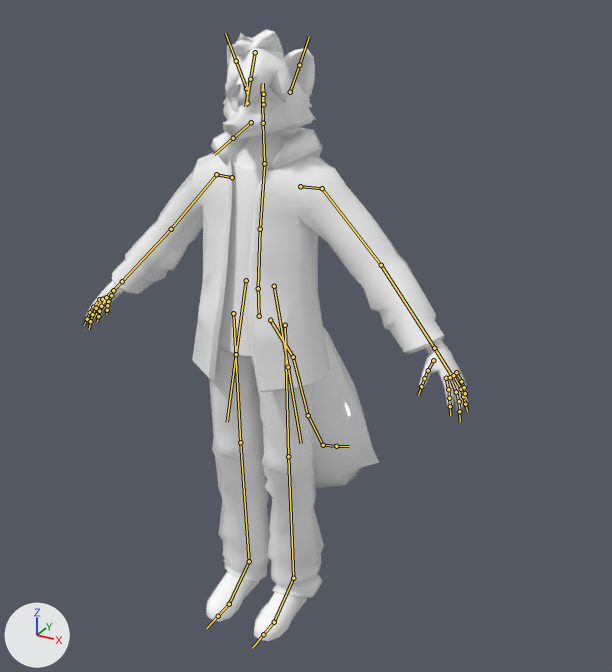
A saved change to the FBX model trevvr unity/Assets/trev model.fbx.
Camera for both pictures: a 50 mm lens placed at (1.222, -1.94, 1.967), pointed at (0.015, 0.254, 0.87). The axes (+X, +Y, +Z) are drawn at lower left. The lights are the same throughout. The bones that bend it are drawn over the model as lines.

The first picture shows 'fox'.
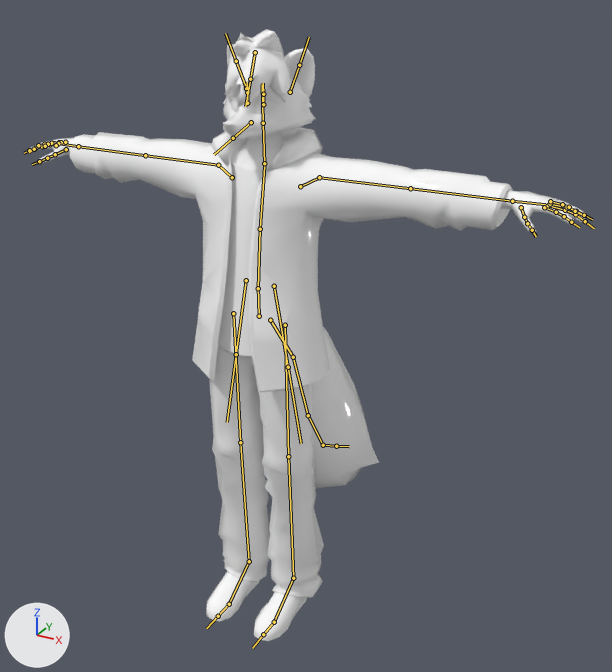
The newer file adds an action. The first version stands in its rest pose; the second is drawn at frame 1 of the action 'rig|hand open'.

Boxes [x1, y1, x2, y2] around the edits, measured in the pictures (612 x 672 px):
'fox', posed (46% wider)
    before: [85, 29, 468, 641]
    after: [28, 29, 587, 641]
bone 'shoulder.L', root to tip
    before: (300, 186) to (322, 188)
    after: (300, 186) to (319, 177)
bone 'upper_arm.L', root to tip
    before: (322, 188) to (381, 265)
    after: (319, 177) to (410, 188)
bone 'forearm.L', root to tip
    before: (381, 265) to (434, 348)
    after: (410, 188) to (512, 201)
bone 'hand.L', root to tip
    before: (434, 348) to (450, 373)
    after: (512, 201) to (545, 204)
bone 'shoulder.R', root to tip
    before: (232, 177) to (216, 174)
    after: (232, 177) to (218, 165)
bone 'upper_arm.R', root to tip
    before: (216, 174) to (171, 229)
    after: (218, 165) to (145, 155)
bone 'forearm.R', root to tip
    before: (171, 229) to (122, 281)
    after: (145, 155) to (78, 146)
bone 'hand.R', root to tip
    before: (122, 281) to (106, 296)
    after: (78, 146) to (59, 143)

The change, as a diff of the scene's bpy script:
```diff
--- a/trevvr unity/Assets/trev model.fbx.py
+++ b/trevvr unity/Assets/trev model.fbx.py
@@ bone_shoulder_l @@
 bone_shoulder_l = bpy.data.objects['rig'].pose.bones['shoulder.L']  # child of 'chest'
-bone_shoulder_l.rotation_quaternion = (1.0, 0.0, 0.0, 0.0)  # degrees (0, 0, 0)
+bone_shoulder_l.rotation_quaternion = (0.97, 0.241, -0.046, -0.002)  # degrees (28, -5, -1)
@@ bone_upper_arm_l @@
 bone_upper_arm_l = bpy.data.objects['rig'].pose.bones['upper_arm.L']  # child of 'shoulder.L'
-bone_upper_arm_l.rotation_quaternion = (1.0, 0.0, 0.0, 0.0)  # degrees (0, 0, 0)
+bone_upper_arm_l.rotation_quaternion = (0.987, 0.16, 0.008, -0.009)  # degrees (18, 1, -1)
@@ bone_forearm_l @@
 bone_forearm_l = bpy.data.objects['rig'].pose.bones['forearm.L']  # child of 'upper_arm.L'
-bone_forearm_l.rotation_quaternion = (1.0, 0.0, 0.0, 0.0)  # degrees (0, 0, 0)
+bone_forearm_l.rotation_quaternion = (0.997, 0.001, -0.001, 0.083)  # degrees (0, 0, 10)
@@ bone_hand_l @@
 bone_hand_l = bpy.data.objects['rig'].pose.bones['hand.L']  # child of 'forearm.L'
-bone_hand_l.rotation_quaternion = (1.0, 0.0, 0.0, 0.0)  # degrees (0, 0, 0)
+bone_hand_l.rotation_quaternion = (0.999, 0.039, 0.001, -0.001)  # degrees (5, 0, 0)
@@ bone_shoulder_r @@
 bone_shoulder_r = bpy.data.objects['rig'].pose.bones['shoulder.R']  # child of 'chest'
-bone_shoulder_r.rotation_quaternion = (1.0, 0.0, 0.0, 0.0)  # degrees (0, 0, 0)
+bone_shoulder_r.rotation_quaternion = (0.97, 0.241, 0.046, 0.002)  # degrees (28, 5, 1)
@@ bone_upper_arm_r @@
 bone_upper_arm_r = bpy.data.objects['rig'].pose.bones['upper_arm.R']  # child of 'shoulder.R'
-bone_upper_arm_r.rotation_quaternion = (1.0, 0.0, 0.0, 0.0)  # degrees (0, 0, 0)
+bone_upper_arm_r.rotation_quaternion = (0.987, 0.16, -0.008, 0.009)  # degrees (18, -1, 1)
@@ bone_forearm_r @@
 bone_forearm_r = bpy.data.objects['rig'].pose.bones['forearm.R']  # child of 'upper_arm.R'
-bone_forearm_r.rotation_quaternion = (1.0, 0.0, 0.0, 0.0)  # degrees (0, 0, 0)
+bone_forearm_r.rotation_quaternion = (0.997, 0.001, 0.001, -0.083)  # degrees (0, 0, -10)
@@ bone_hand_r @@
 bone_hand_r = bpy.data.objects['rig'].pose.bones['hand.R']  # child of 'forearm.R'
-bone_hand_r.rotation_quaternion = (1.0, 0.0, 0.0, 0.0)  # degrees (0, 0, 0)
+bone_hand_r.rotation_quaternion = (0.999, 0.039, -0.001, 0.001)  # degrees (5, 0, 0)
```
